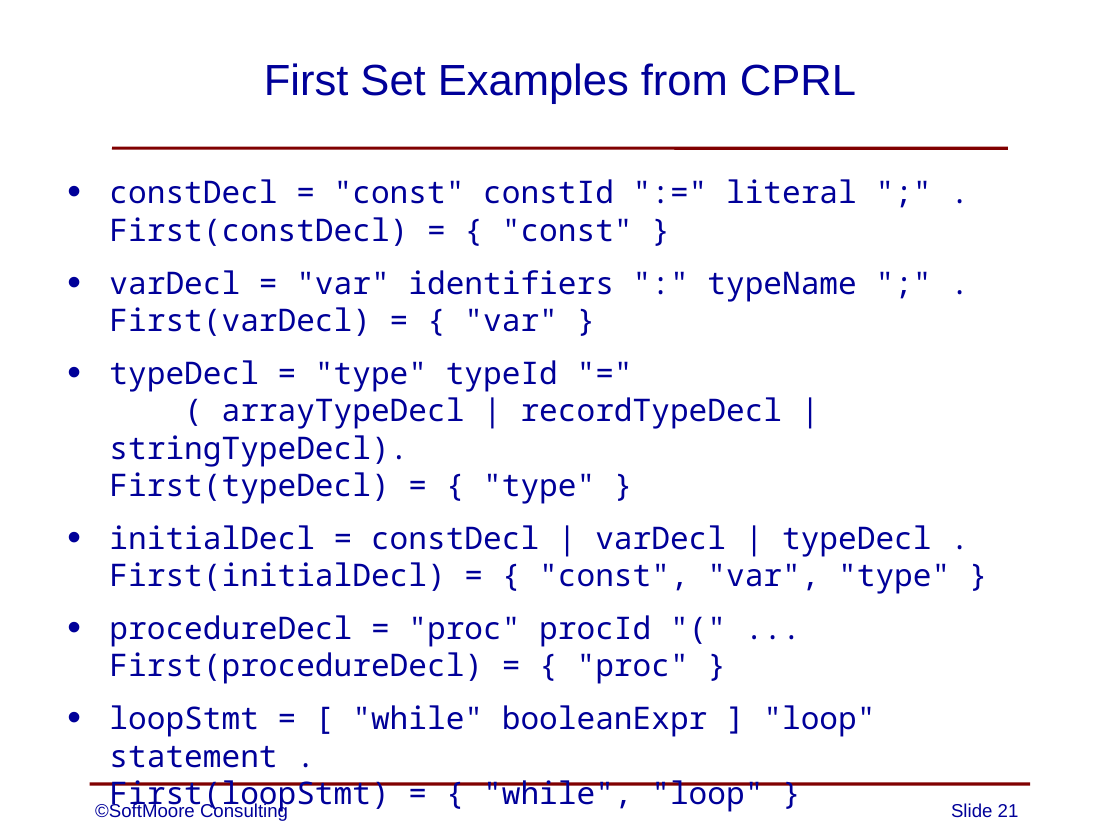
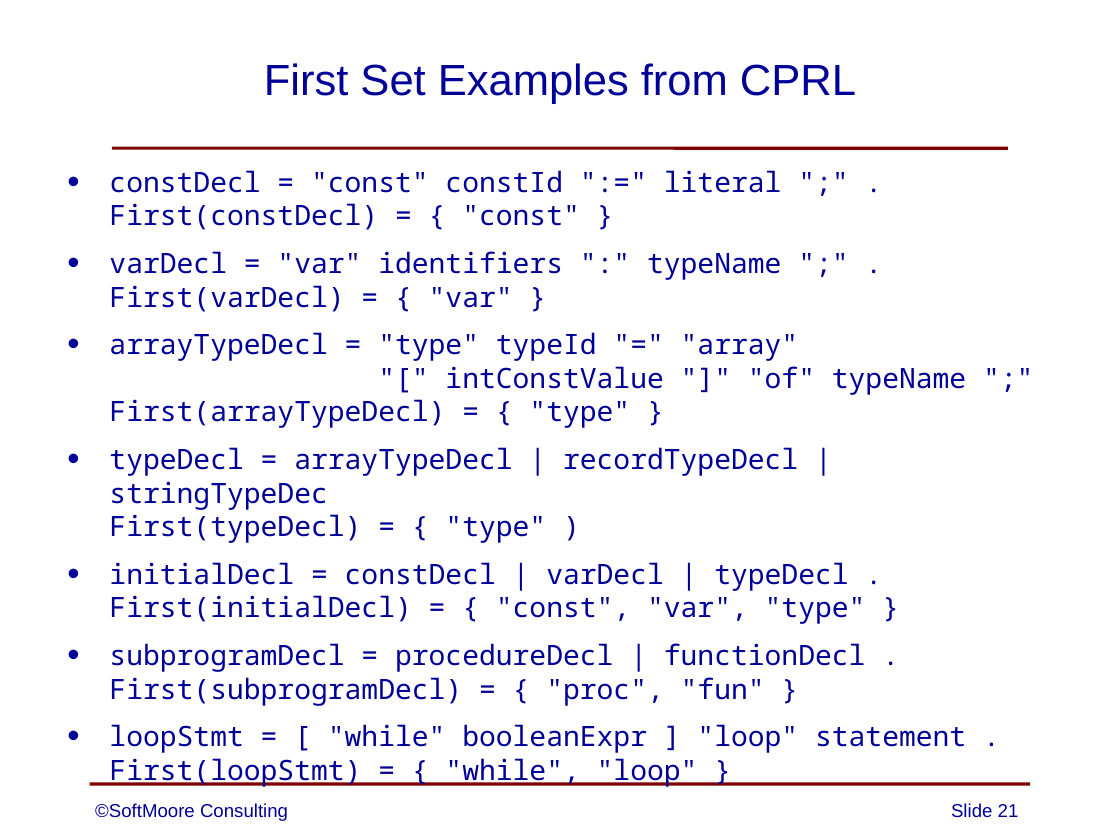
Before and after one commit to SoftMoore/CPRL-Java-3rd, a slide deck: slide 21 of PowerPoints/06 - Syntax Analysis.pptx. Drawn at 1120x840 pixels with LibreOffice and Linux fonts; fonts in the diff are those of the drawing. Boxes give left, top, right and bottom in pixels: in the first picture for what was removed or moved away, otherwise in the second. Text is boxed around its words. In the diff, an @@ line names an element or a change of style, - is before the commit and + after.

Commit message:
minor corrections to one PowerPoint slide

```diff
--- a/PowerPoints/06 - Syntax Analysis.pptx
+++ b/PowerPoints/06 - Syntax Analysis.pptx
@@ text "constDecl = "const" constId ":=" ...": place and size @@
-text "constDecl = "const" constId ":=" ..." at [109, 179, 950, 768]
+text "constDecl = "const" constId ":=" ..." at [109, 170, 966, 753]
@@ text at [109, 170, 966, 753]: size 20 to 18 pt in "constDecl = "const" constId ":=" literal ";" ...", "varDecl = "var" identifiers ":" typeName ";" ...", "initialDecl = constDecl | varDecl | typeDecl ...", "loopStmt = [ "while" booleanExpr ] "loop" ..."; less space between paragraphs @@
@@ text at [109, 332, 966, 543]: text changed; size 20 to 18 pt @@
-• typeDecl = "type" typeId "="
-  ( arrayTypeDecl | recordTypeDecl | stringTypeDecl).
-  First(typeDecl) = { "type" }
+• arrayTypeDecl = "type" typeId "=" "array"
+  "[" intConstValue "]" "of" typeName ";"
+  First(arrayTypeDecl) = { "type" }
+• typeDecl = arrayTypeDecl | recordTypeDecl | stringTypeDec
+  First(typeDecl) = { "type" )
@@ text at [109, 643, 866, 706]: text changed; size 20 to 18 pt @@
-• procedureDecl = "proc" procId "(" ...
-  First(procedureDecl) = { "proc" }
+• subprogramDecl = procedureDecl | functionDecl .
+  First(subprogramDecl) = { "proc", "fun" }
```
